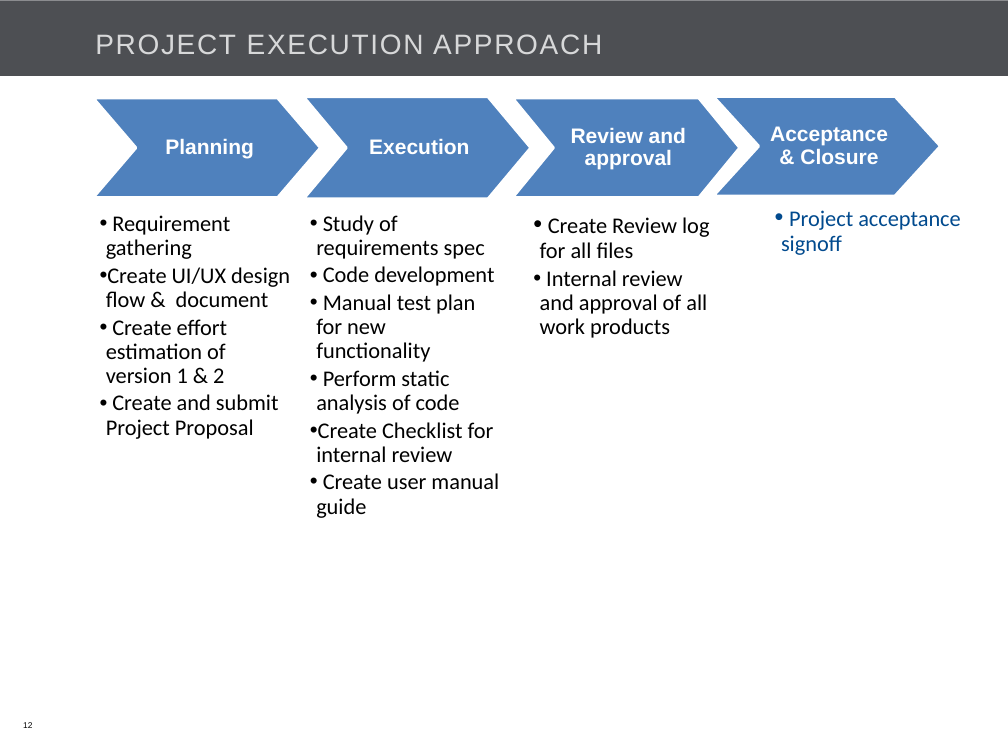
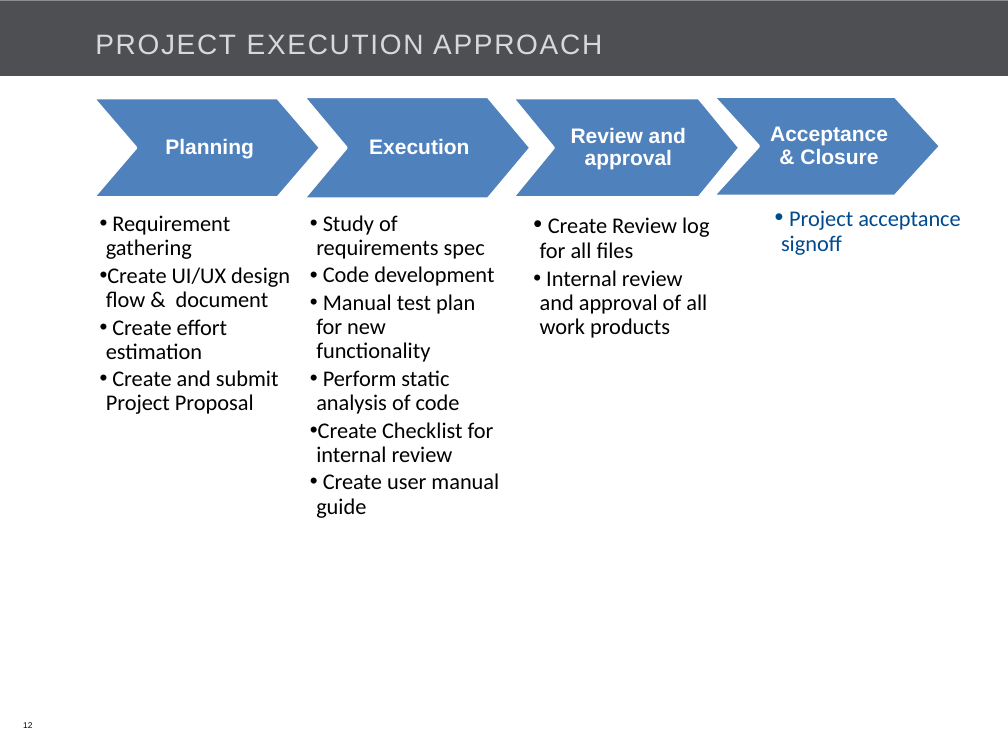
Before and after one commit to Bajarangi/demo, a slide deck: slide 12 of trunk/EasiCab/Documents/EASiCab_POC_kick off.pptx. Drawn at 1008x756 pixels with LibreOffice and Linux fonts; fonts in the diff are those of the drawing; background and template pictures are left out. Boxes give left, top, right and bottom in pixels: in the first picture for what was removed or moved away, otherwise in the second. Text is boxed around its words. In the diff, an @@ line names an element or a change of style, - is before the commit and + after.

Commit message:
updated ppt

```diff
--- a/trunk/EasiCab/Documents/EASiCab_POC_kick off.pptx
+++ b/trunk/EasiCab/Documents/EASiCab_POC_kick off.pptx
@@ text in free at [106,319,228,359]: text changed @@
-    •• Create effort estimation of version 1 & 2
+    •• Create effort estimation
```
Also in this commit, not shown: 5 other slides changed, 1 slide removed.
